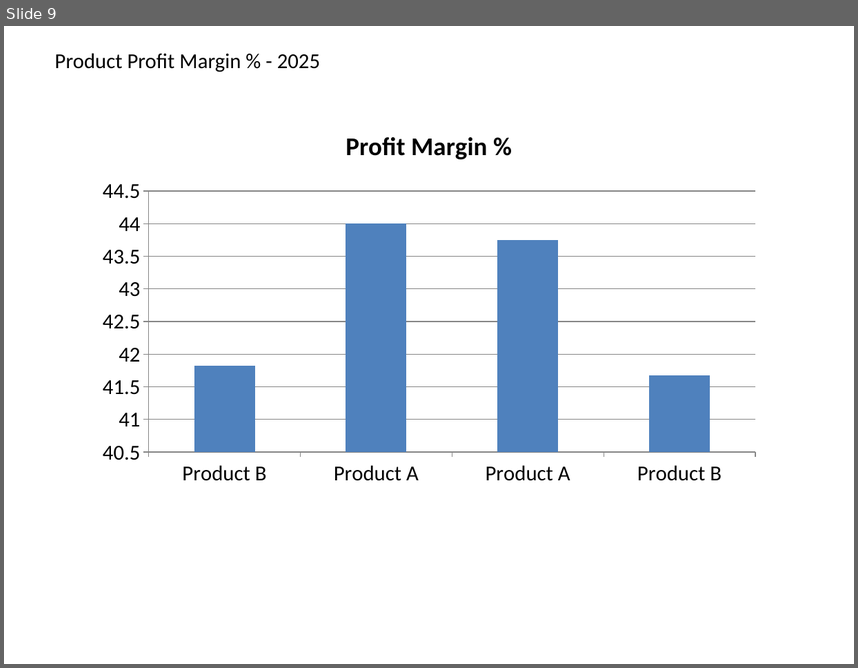
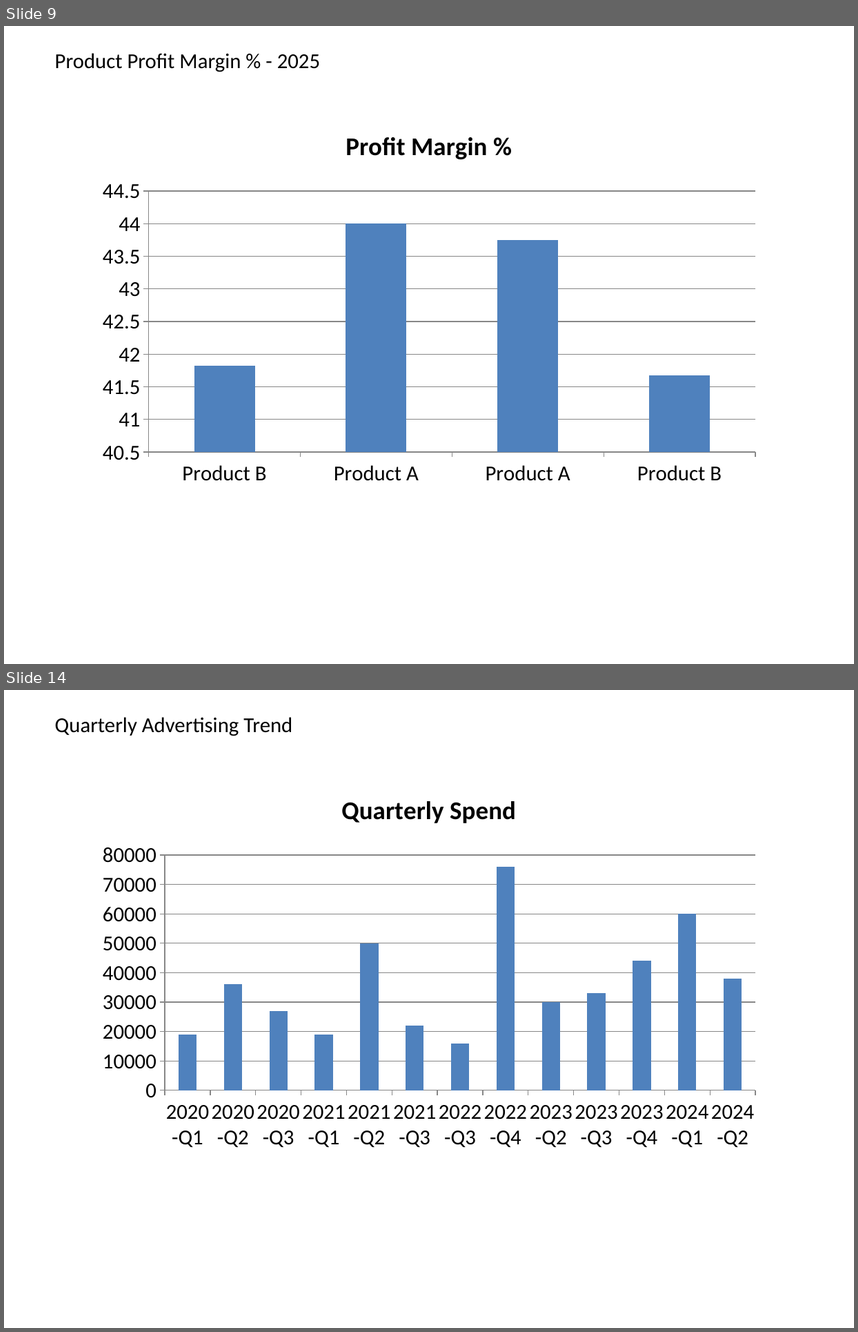
Before and after one commit to 2001Denvor/FinanaceAIUseCase, a slide deck: Auto_Financial_Pack_2025.pptx. Shown one above the other, each under a label of ours: slide 9 before the commit, slides 9 and 14 after it; the slides between them are not shown. The pictures are 858x668 and 858x1332 pixels, drawn with LibreOffice and Linux fonts; fonts in the diff are those of the drawing. Boxes give left, top, right and bottom in pixels: in the first picture for what was removed or moved away, otherwise in the second. Text is boxed around its words. In the diff, an @@ line names an element or a change of style, - is before the commit and + after.

```diff
--- a/Auto_Financial_Pack_2025.pptx
+++ b/Auto_Financial_Pack_2025.pptx
@@ slide 14 added at [4,690,854,1328], background #FFFFFF @@
@@ text added at [55,717,292,736], 18 pt, text #000000 @@
+Quarterly Advertising Trend
@@ column chart added at [89,775,769,1158] @@
+title "Quarterly Spend"
+categories: 2020-Q1, 2020-Q2, 2020-Q3, 2021-Q1, 2021-Q2, 2021-Q3, 2022-Q3, 2022-Q4, 2023-Q2, 2023-Q3, 2023-Q4, 2024-Q1, 2024-Q2
+Quarterly Spend: 19000, 36000, 27000, 19000, 50000, 22000, 16000, 76000, 30000, 33000, 44000, 60000, 38000
```
Also in this commit, not shown: 1 slide changed, 22 other slides added, 27 other files.
